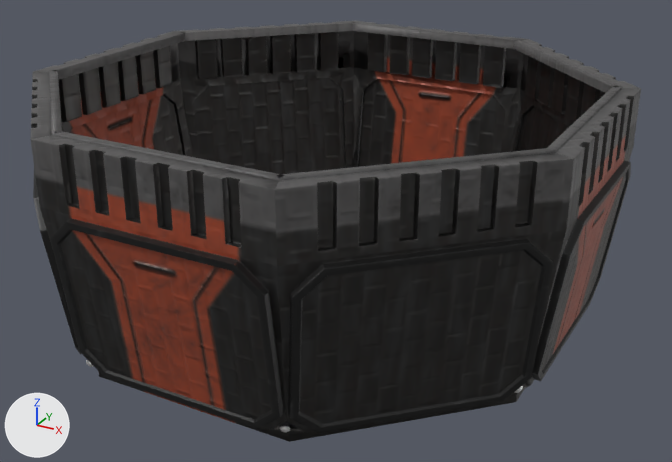
An edit to the FBX model Assets/_CustomShips/Rocinante/Models/Reactor Housing.fbx, drawn before and after from the same camera.
Rendered twice from a 50 mm lens placed at (22.4, -39.8, 43.6), pointed at (0.8, -0.6, 24.0). Every picture has the same lights, and +X, +Y and +Z are marked at lower left. The first picture is the older version. Where no turn or scale is listed for an object, it has been applied to the vertices.

The first picture shows '2_Reactor Housing_seg01', '2_Reactor Housing_seg02', '2_Reactor Housing_seg03', '2_Reactor Housing_seg04', '2_Reactor Housing_seg05', '2_Reactor Housing_seg06', '2_Reactor Housing_seg07', '2_Reactor Housing_seg08'.
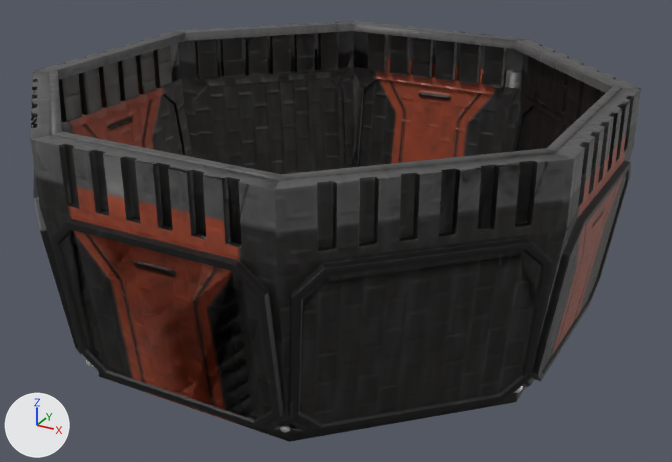
Edits to the bpy script that builds the scene:
```text
Change me_2_reactor_housing_seg03:
    used by ob_2_reactor_housing_seg03; location = (0.0, 0.0, 0.0)
    remove me_2_reactor_housing_seg03.from_pydata(...)  # 370 vertices, 600 faces; spans x 4.91..14.08, y -14.16..-4.98, z 19.98..31.96
    add me_2_reactor_housing_seg03.from_pydata(...)  # 1929 vertices, 3248 faces; spans x 4.91..14.08, y -14.16..-4.98, z 19.98..31.96
    me_2_reactor_housing_seg03 part 4: 951 vertices added at x 4.93..14.08, y -14.16..-4.98, z 19.98..31.96
    other edits to the shape of me_2_reactor_housing_seg03 do not show in these pictures
Change me_2_reactor_housing_seg02:
    used by ob_2_reactor_housing_seg02; location = (0.0, 0.0, 0.0)
    remove me_2_reactor_housing_seg02.from_pydata(...)  # 366 vertices, 596 faces; spans x -5.84..5.83, y -14.45..-12.16, z 19.98..31.96
    add me_2_reactor_housing_seg02.from_pydata(...)  # 1906 vertices, 3228 faces; spans x -5.85..5.84, y -14.45..-12.16, z 19.98..31.96
    me_2_reactor_housing_seg02 part 3: 937 vertices added at x -5.85..5.84, y -14.45..-12.16, z 19.98..31.96
    other edits to the shape of me_2_reactor_housing_seg02 do not show in these pictures
Change me_2_reactor_housing_seg06:
    used by ob_2_reactor_housing_seg06; location = (0.0, 0.0, 0.0)
    remove me_2_reactor_housing_seg06.from_pydata(...)  # 310 vertices, 496 faces; spans x -5.84..5.83, y 12.06..14.31, z 19.98..31.96
    add me_2_reactor_housing_seg06.from_pydata(...)  # 1529 vertices, 2480 faces; spans x -5.85..5.84, y 12.06..14.31, z 19.98..31.96
    me_2_reactor_housing_seg06 part 1: a new loose piece of 619 vertices spanning x -5.85..5.83, y 12.07..14.3, z 20.0..31.95, in mat_aft_section
    me_2_reactor_housing_seg06 part 2: 600 vertices added at x -5.84..5.84, y 12.06..14.31, z 19.98..31.96
```

What differs and where, as boxes [x1, y1, x2, y2] in the pictures (672 x 462 px):
part 1 of me_2_reactor_housing_seg06, added (mostly hidden): after [360, 67, 511, 87]
part 2 of me_2_reactor_housing_seg06, added: after [354, 21, 527, 167]
part 3 of me_2_reactor_housing_seg02, added: after [30, 139, 290, 432]
part 4 of me_2_reactor_housing_seg03, added: after [279, 148, 574, 434]
